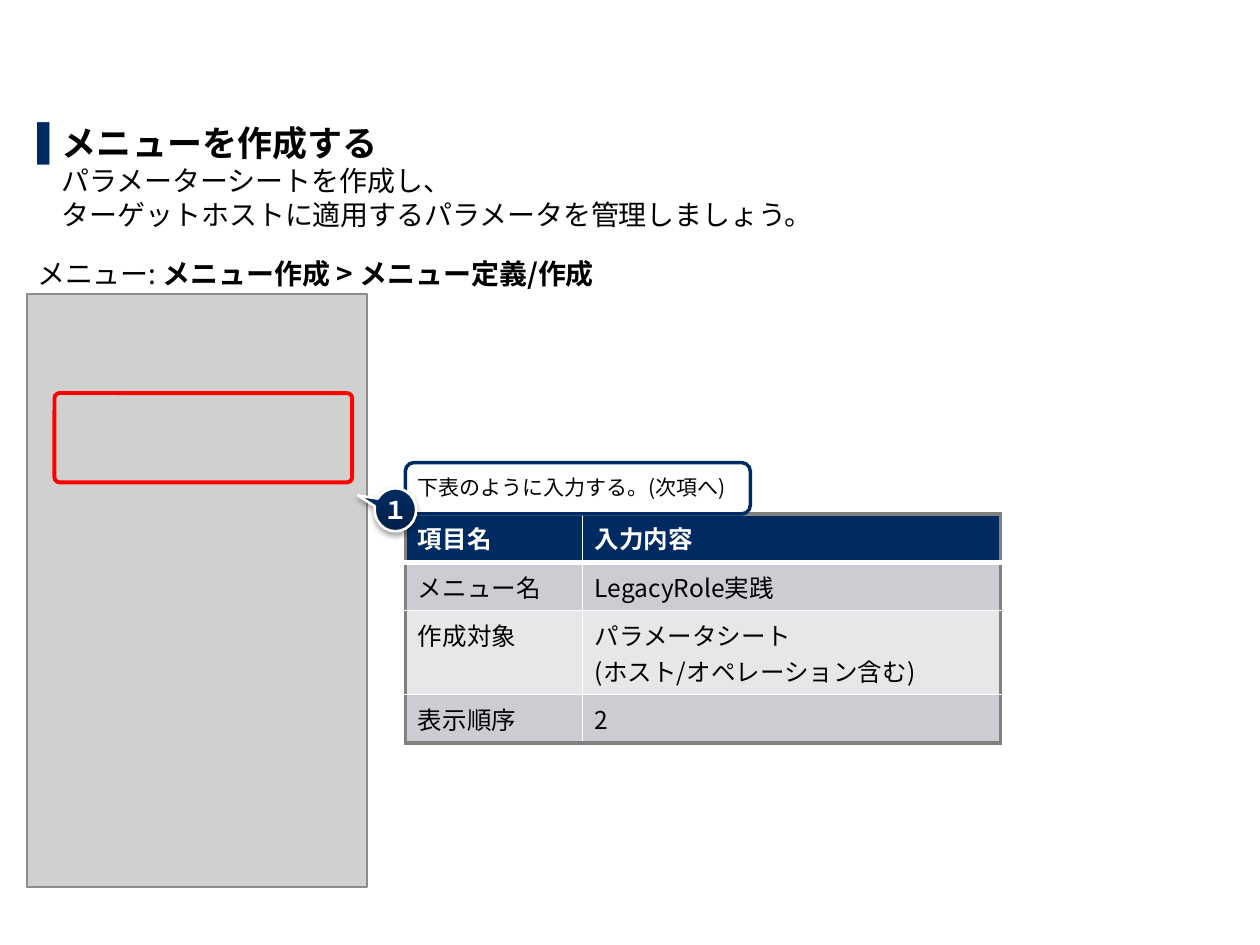
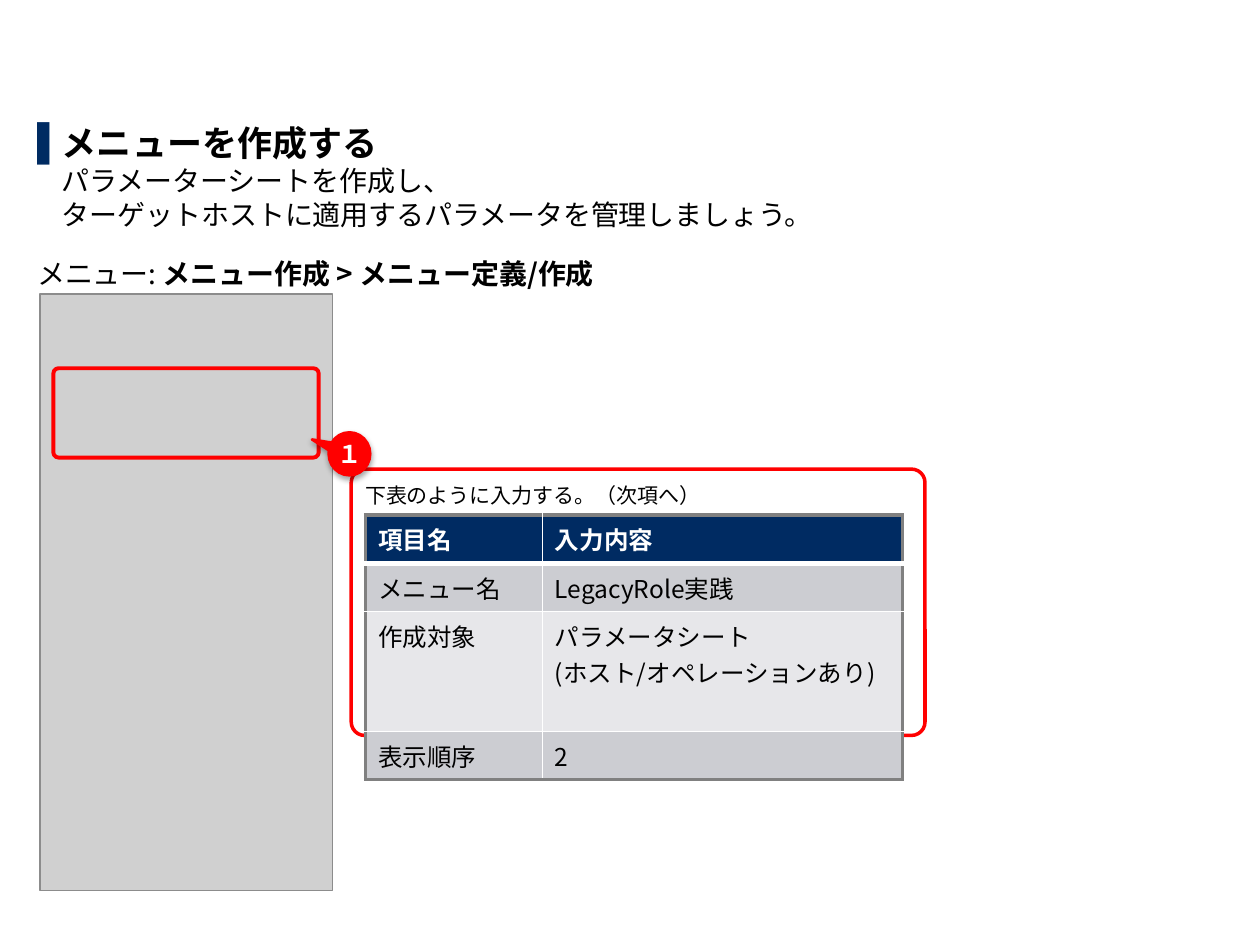
Before and after one commit to exastro-suite/it-automation-docs, a slide deck: slide 38 of asset/Learn_ja/ITA-Ansible-Driver_ja_practice.pptx (slide 37 before the commit). Drawn at 1260x945 pixels with LibreOffice and Linux fonts; fonts in the diff are those of the drawing; grey boxes stand for pictures; background and template pictures are left out. Boxes give left, top, right and bottom in pixels: in the first picture for what was removed or moved away, otherwise in the second. Text is boxed around its words. In the diff, an @@ line names an element or a change of style, - is before the commit and + after.

```diff
--- a/asset/Learn_ja/ITA-Ansible-Driver_ja_practice.pptx
+++ b/asset/Learn_ja/ITA-Ansible-Driver_ja_practice.pptx
@@ picture: place and size @@
-picture at [26, 294, 367, 887]
+picture at [40, 294, 333, 890]
@@ rounded rectangle: place and size @@
-rounded rectangle at [54, 393, 352, 483]
+rounded rectangle at [53, 368, 319, 457]
@@ speech bubble "１": place and size @@
-speech bubble "１" at [374, 489, 416, 532]
+speech bubble "１" at [329, 432, 370, 475]
@@ speech bubble "１" at [329, 432, 370, 475]: fill gradient #002049 to #002A5F to #FF0000; outline #FFFFFF 1.5 pt to #FF0000 1.5 pt @@
@@ rounded rectangle "下表のように入力する。（次項へ）": place and size @@
-rounded rectangle "下表のように入力する。（次項へ）" at [406, 462, 751, 514]
+rounded rectangle "下表のように入力する。（次項へ）" at [352, 469, 925, 735]
@@ rounded rectangle "下表のように入力する。（次項へ）" at [352, 469, 925, 735]: outline #002B62 2 pt to #FF0000 2 pt; proportions changed @@
@@ text in rounded rectangle at [365, 485, 701, 505]: text changed @@
-下表のように入力する。(次項へ)
+下表のように入力する。（次項へ）
@@ table at [365, 515, 902, 772] @@
-row 3, column 2: パラメータシート (ホスト/オペレーション含む)
+row 3, column 2: パラメータシート (ホスト/オペレーションあり)
@@ table: place and size @@
-table at [406, 514, 1000, 735]
+table at [365, 515, 902, 772]
```
Also in this commit, not shown: 52 other slides changed, 3 slides added, 1 slide removed, 3 other files.
